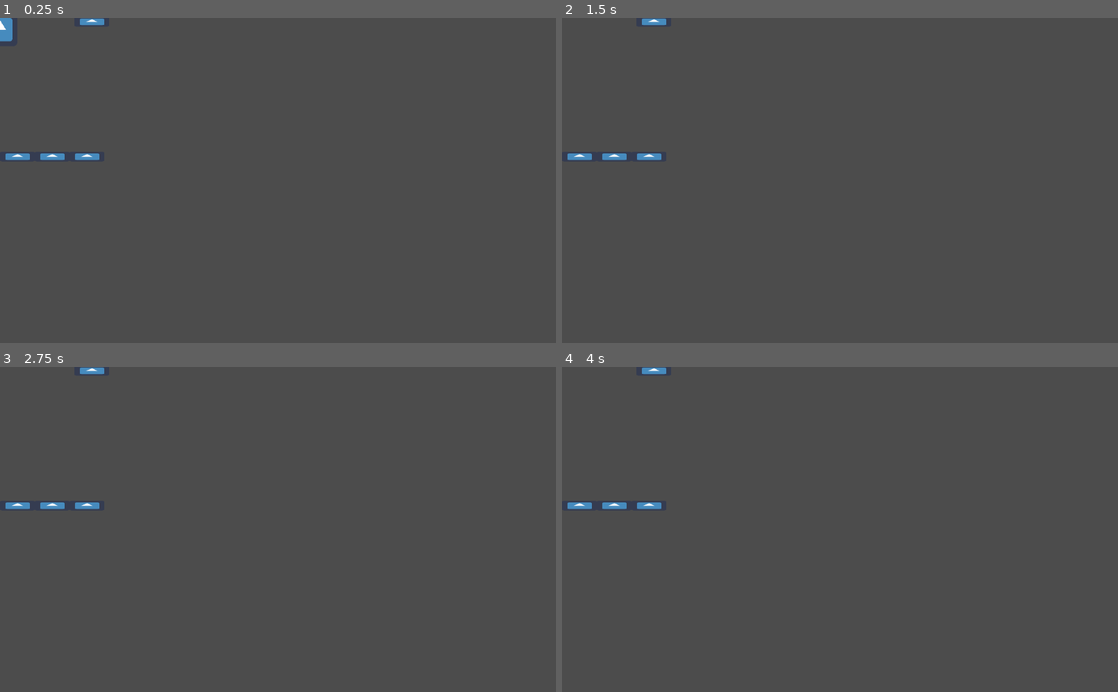
Above: before the commit, frames 1-4 (two rows, left to right).
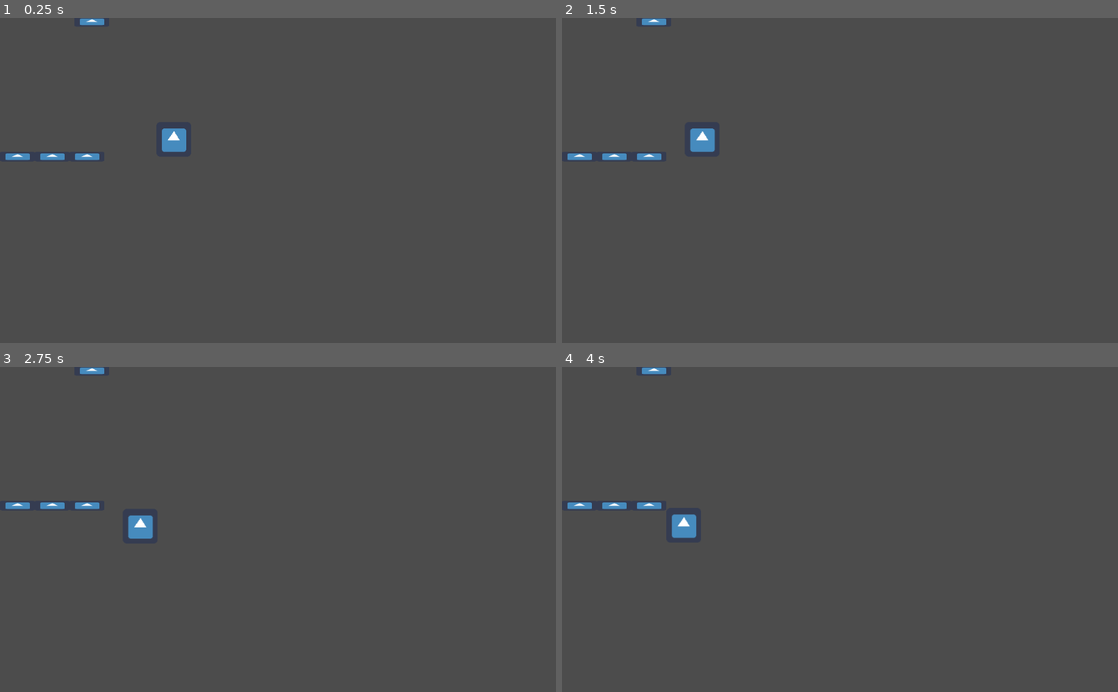
Above: after the commit, the same moments.

Repository: godot-wildlings/Bioenfluencer
Game: Godot game, scene res://scenes/main.tscn
Same seed, same stepped clock (60 frames per second), same inputs: the game is played once before the commit and once after it. The engine's default icon, where the game draws it, is replaced by a stand-in: a white triangle on a blue panel in a dark square.
Inputs:
- Up to frame 1 (0.25 s): no input
- Up to frame 2 (1.5 s): hold A (a_key) 0.53-1.28 s; tap D (d_key) at 0.8, 1.35 s
- Up to frame 3 (2.75 s): tap S (s_key) at 1.55 s; tap Enter at 2 s; hold S (s_key) from 2.03 s (still down); tap W (w_key) at 2.3 s
- Up to frame 4 (4 s): release S (s_key) at 2.78 s; tap W (w_key) at 2.85 s; tap A (a_key) at 3.05 s; tap Space (spacebar_key) at 3.5 s; hold A (a_key) from 3.53 s (still down); tap D (d_key) at 3.8 s

The runs differ from the first frame. In frame 1, 0.5% of the frame differs, in the area x 0-34%, y 0-42%; in frame 2, 0.3%; in frame 3, 0.3%; in frame 4, 0.3%.

Commit message:
player_platformer version
made a player_platfomer template version with similar basic controls

Diff:
--- a/scenes/main.tscn
+++ b/scenes/main.tscn
@@ -1,7 +1,7 @@
 [gd_scene load_steps=3 format=2]
 
 [ext_resource path="res://scenes/floor_or_wall.tscn" type="PackedScene" id=1]
-[ext_resource path="res://scenes/player.tscn" type="PackedScene" id=2]
+[ext_resource path="res://scenes/player_top_down.tscn" type="PackedScene" id=2]
 
 [node name="main" type="Node"]
 
@@ -17,4 +17,5 @@
 [node name="floor_or_wall4" parent="." instance=ExtResource( 1 )]
 position = Vector2( 160, 256 )
 
-[node name="player" parent="." instance=ExtResource( 2 )]
+[node name="player_top_down" parent="." instance=ExtResource( 2 )]
+position = Vector2( 320, 224 )
--- /dev/null
+++ b/scenes/player_platformer.tscn
@@ -0,0 +1,16 @@
+[gd_scene load_steps=4 format=2]
+
+[ext_resource path="res://scripts/player_platformer.gd" type="Script" id=1]
+[ext_resource path="res://icon.png" type="Texture" id=2]
+
+[sub_resource type="RectangleShape2D" id=1]
+extents = Vector2( 32.0292, 31.9783 )
+
+[node name="player_platformer" type="KinematicBody2D"]
+script = ExtResource( 1 )
+
+[node name="Sprite" type="Sprite" parent="."]
+texture = ExtResource( 2 )
+
+[node name="CollisionShape2D" type="CollisionShape2D" parent="."]
+shape = SubResource( 1 )
--- a/scenes/player.tscn
+++ b/scenes/player_top_down.tscn
@@ -1,12 +1,12 @@
 [gd_scene load_steps=4 format=2]
 
-[ext_resource path="res://scripts/player.gd" type="Script" id=1]
+[ext_resource path="res://scripts/player_top_down.gd" type="Script" id=1]
 [ext_resource path="res://icon.png" type="Texture" id=2]
 
 [sub_resource type="RectangleShape2D" id=1]
-extents = Vector2( 32.0292, 31.9783 )
+extents = Vector2( 32.0834, 32.0614 )
 
-[node name="player" type="KinematicBody2D"]
+[node name="player_top_down" type="KinematicBody2D"]
 script = ExtResource( 1 )
 
 [node name="Sprite" type="Sprite" parent="."]
--- a/scripts/player.gd
+++ b/scripts/player_platformer.gd
@@ -4,6 +4,7 @@
 var motion = Vector2()
 
 export var movement_speed : float = 100
+const NO_MOVEMENT : int = 0
 export var jump_speed : float = -100
 
 func _ready():
@@ -17,7 +18,7 @@
 
 	if is_on_floor():
 
-		motion.y = 0
+		motion.y = NO_MOVEMENT
 
 		if Input.is_action_pressed("spacebar_key"):
 			motion.y = jump_speed
@@ -25,13 +26,8 @@
 	if Input.is_action_pressed("d_key") || Input.is_action_pressed("a_key"):
 		motion.x = (int(Input.is_action_pressed("d_key"))-int(Input.is_action_pressed("a_key"))) * movement_speed
 	else:
-		motion.x = 0
+		motion.x = NO_MOVEMENT
+
+	motion = motion.normalized()
 
 	move_and_slide(motion, UP)
-
-#func _input(event):
-#
-#	if event.is_action_pressed("d_key") || event.is_action_pressed("a_key"):
-#		motion.x = (int(event.is_action_pressed("d_key"))-int(event.is_action_pressed("a_key"))) * movement_speed
-#	else:
-#		motion.x = 0
--- /dev/null
+++ b/scripts/player_top_down.gd
@@ -0,0 +1,27 @@
+extends KinematicBody2D
+
+const COLLISION = Vector2(0,0)
+var motion = Vector2()
+
+export var movement_speed : float = 100
+const NO_MOVEMENT : int = 0
+
+func _ready():
+
+	set_physics_process(true)
+
+func _physics_process(delta):
+
+	if Input.is_action_pressed("d_key") || Input.is_action_pressed("a_key"):
+		motion.x = (int(Input.is_action_pressed("d_key"))-int(Input.is_action_pressed("a_key")))
+	else:
+		motion.x = NO_MOVEMENT
+
+	if Input.is_action_pressed("w_key") || Input.is_action_pressed("s_key"):
+		motion.y = (-int(Input.is_action_pressed("w_key"))+int(Input.is_action_pressed("s_key")))
+	else:
+		motion.y = NO_MOVEMENT
+
+	motion = motion.normalized() * movement_speed
+
+	move_and_slide(motion, COLLISION)
